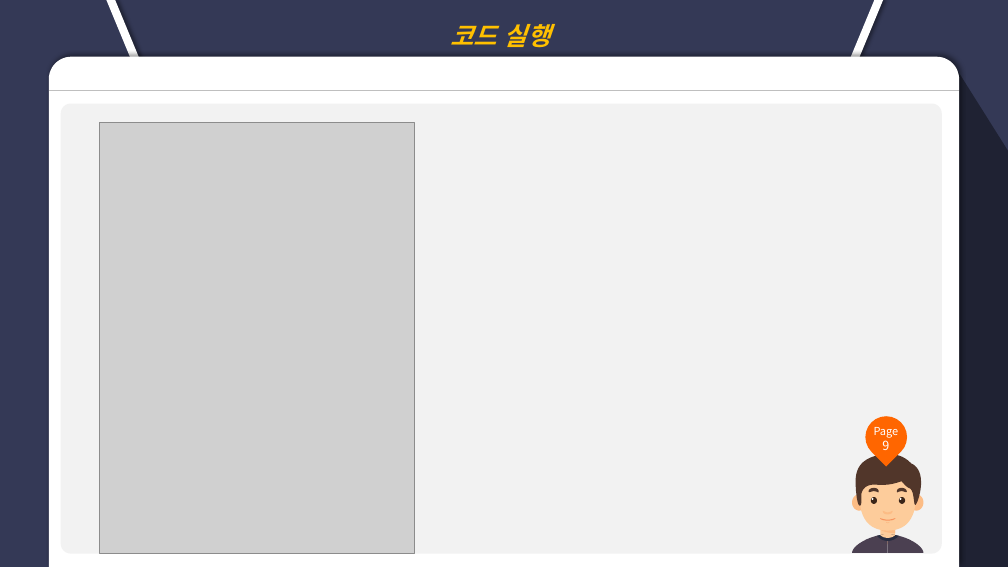
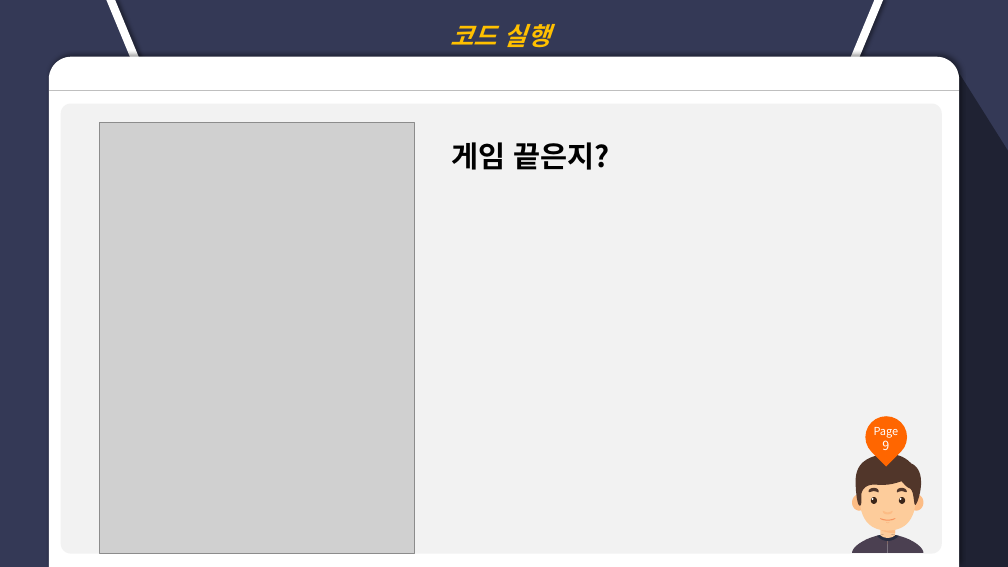
Before and after one commit to chenzijian0/Linux_SnakeGame, a slide deck: slide 16 of Snake_game.pptx. Drawn at 1008x567 pixels with LibreOffice and Linux fonts; fonts in the diff are those of the drawing; grey boxes stand for pictures. Boxes give left, top, right and bottom in pixels: in the first picture for what was removed or moved away, otherwise in the second. Text is boxed around its words. In the diff, an @@ line names an element or a change of style, - is before the commit and + after.

```diff
--- a/Snake_game.pptx
+++ b/Snake_game.pptx
@@ text added at (452, 142, 610, 170), 28 pt, text #000000, bold @@
+게임 끝은지?
```
Also in this commit, not shown: 7 other slides changed, 1 other file.
